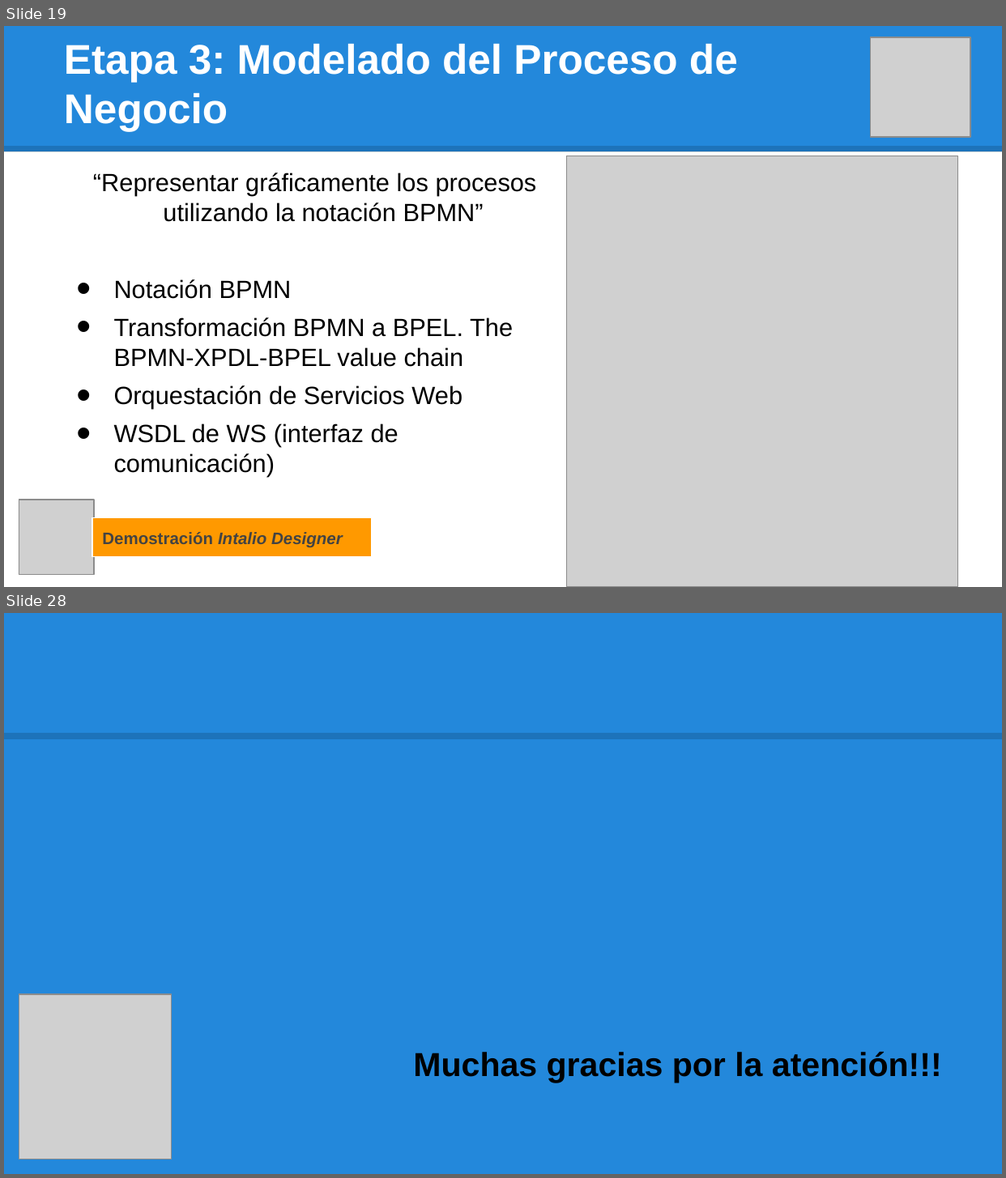
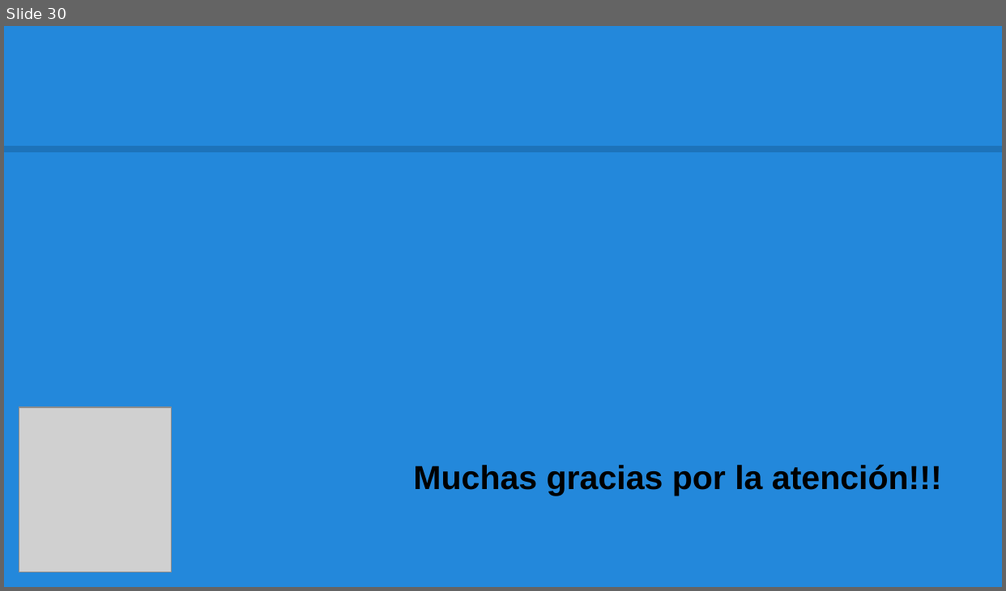
Before and after one commit to jampys/simulacion_informe, a slide deck: TF_SIMULACION_PRESENTACION.pptx. Shown one above the other, each under a label of ours: slides 19 and 28 before the commit, slide 30 after it; the slides between them are not shown. The pictures are 1006x1178 and 1006x591 pixels, drawn with LibreOffice and Linux fonts; fonts in the diff are those of the drawing; grey boxes stand for pictures. Boxes give left, top, right and bottom in pixels: in the first picture for what was removed or moved away, otherwise in the second. Text is boxed around its words. In the diff, an @@ line names an element or a change of style, - is before the commit and + after.

```diff
--- a/TF_SIMULACION_PRESENTACION.pptx
+++ b/TF_SIMULACION_PRESENTACION.pptx
@@ slide 19 removed at [4,26,1002,587], background #FFFFFF; not listed: 1 template element that a slide beside it also shows @@
@@ rectangle removed at [4,26,1002,152] @@
@@ title removed at [64,43,738,131] @@
-Etapa 3: Modelado del Proceso de
-Negocio
@@ picture removed at [870,37,970,137] @@
@@ picture removed at [567,156,958,587] @@
@@ text removed at [93,173,537,477] @@
-“Representar gráficamente los procesos utilizando la notación BPMN”
-• Notación BPMN
-• Transformación BPMN a BPEL. The BPMN-XPDL-BPEL value chain
-• Orquestación de Servicios Web
-• WSDL de WS (interfaz de comunicación)
@@ picture removed at [19,500,94,575] @@
@@ rectangle removed at [93,518,371,557] @@
-Demostración Intalio Designer
@@ what was slide 28 is now slide 30 @@
```
Also in this commit, not shown: 4 slides changed, 25 slides added, 22 other slides removed.
